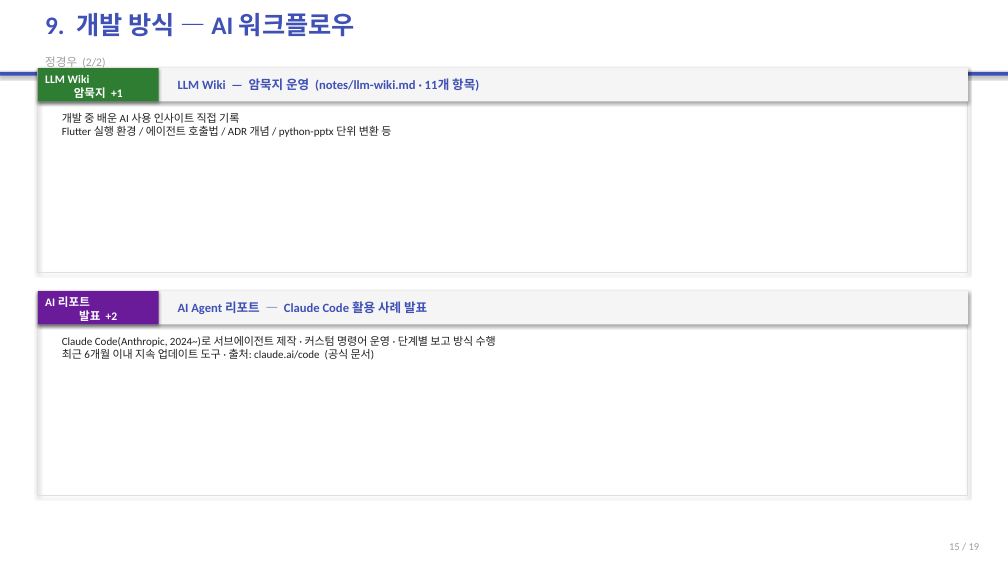
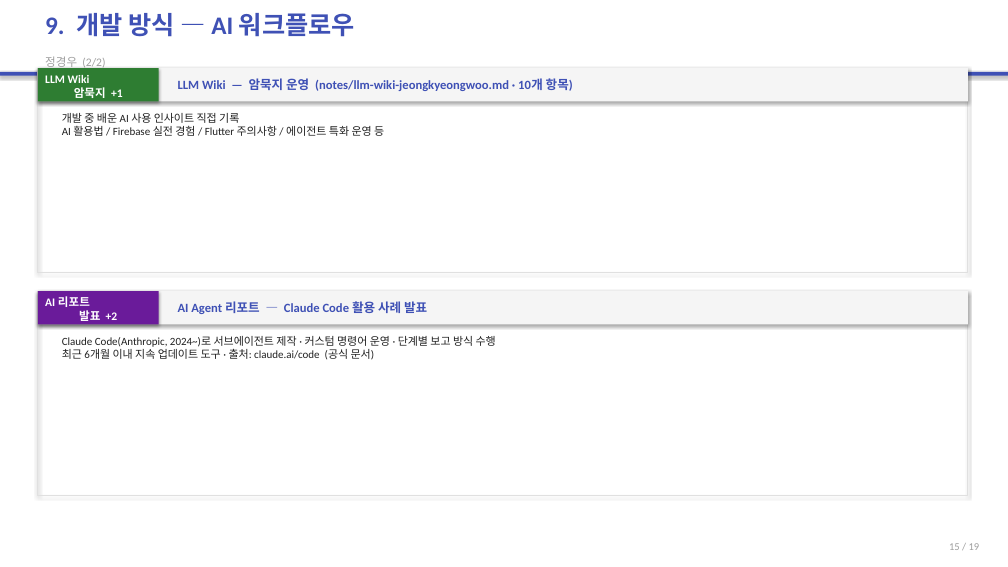
Before and after one commit to 2022136020/project_c, a slide deck: slide 15 of portfolio-tracker/presentation/portfolio-tracker-final.pptx. Drawn at 1008x567 pixels with LibreOffice and Linux fonts; fonts in the diff are those of the drawing. Boxes give left, top, right and bottom in pixels: in the first picture for what was removed or moved away, otherwise in the second. Text is boxed around its words. In the diff, an @@ line names an element or a change of style, - is before the commit and + after.

```diff
--- a/portfolio-tracker/presentation/portfolio-tracker-final.pptx
+++ b/portfolio-tracker/presentation/portfolio-tracker-final.pptx
@@ text at [178, 78, 573, 91]: text changed @@
-LLM Wiki — 암묵지 운영 (notes/llm-wiki.md · 11개 항목)
+LLM Wiki — 암묵지 운영 (notes/llm-wiki-jeongkyeongwoo.md · 10개 항목)
@@ text at [62, 113, 384, 136]: text changed @@
-개발 중 배운 AI 사용 인사이트 직접 기록
-Flutter 실행 환경 / 에이전트 호출법 / ADR 개념 / python-pptx 단위 변환 등
+개발 중 배운 AI 사용 인사이트 직접 기록
+AI 활용법 / Firebase 실전 경험 / Flutter 주의사항 / 에이전트 특화 운영 등
```
Also in this commit, not shown: 1 other slide changed, 4 other files.
